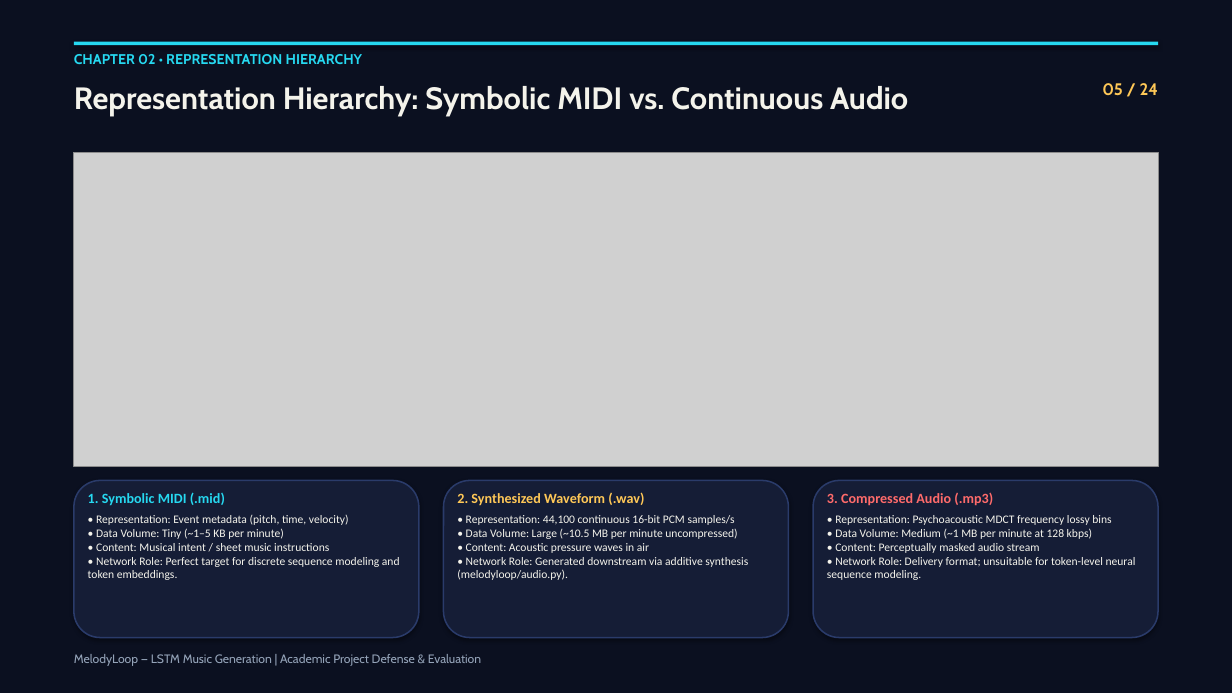
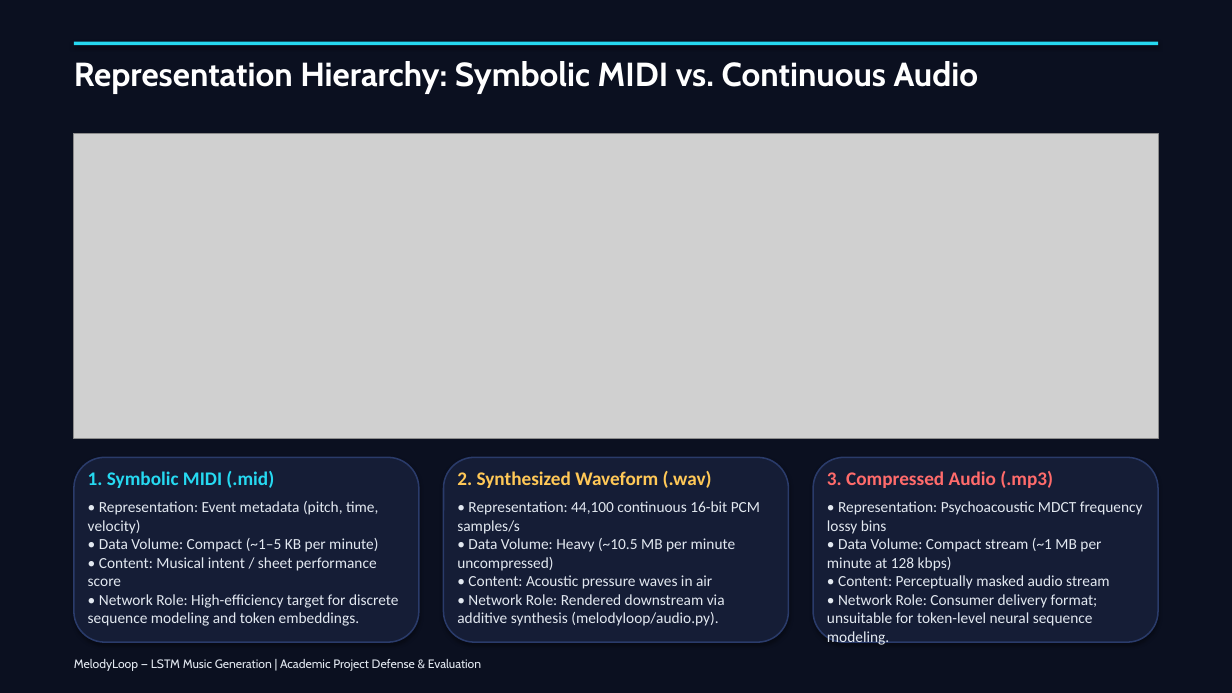
Before and after one commit to Pankaj-Jhajhria/Music-Generation-using-LSTM-MelodyLoop-, a slide deck: slide 5 of MelodyLoop_Presentation_Professional.pptx. Drawn at 1232x693 pixels with LibreOffice and Linux fonts; fonts in the diff are those of the drawing; grey boxes stand for pictures. Boxes give left, top, right and bottom in pixels: in the first picture for what was removed or moved away, otherwise in the second. Text is boxed around its words. In the diff, an @@ line names an element or a change of style, - is before the commit and + after.

Commit message:
refactor(presentation): Update slide deck to 17 slides with large legible text, white text, and clean header banners

```diff
--- a/MelodyLoop_Presentation_Professional.pptx
+++ b/MelodyLoop_Presentation_Professional.pptx
@@ text "Representation Hierarchy: Symbolic MIDI vs. ...": place and size @@
-text "Representation Hierarchy: Symbolic MIDI vs. ..." at bbox=[74, 86, 908, 116]
+text "Representation Hierarchy: Symbolic MIDI vs. ..." at bbox=[74, 61, 979, 94]
@@ text "Representation Hierarchy: Symbolic MIDI vs. ..." at bbox=[74, 61, 979, 94]: size 24 to 26 pt, text colour #F4F3EB to #FFFFFF @@
@@ text removed at bbox=[74, 54, 363, 64] @@
-CHAPTER 02 • REPRESENTATION HIERARCHY
@@ text removed at bbox=[1102, 83, 1159, 96] @@
-05 / 24
@@ picture: place and size @@
-picture at bbox=[74, 152, 1158, 467]
+picture at bbox=[74, 134, 1158, 439]
@@ rounded rectangle: place and size @@
-rounded rectangle at bbox=[813, 481, 1158, 638]
+rounded rectangle at bbox=[74, 457, 419, 642]
@@ text at bbox=[88, 471, 274, 488]: size 11 to 15 pt in "1. Symbolic MIDI (.mid)" @@
@@ text "1. Symbolic MIDI (.mid)": place and size @@
-text "1. Symbolic MIDI (.mid)" at bbox=[88, 492, 400, 580]
+text "1. Symbolic MIDI (.mid)" at bbox=[88, 471, 398, 626]
@@ rounded rectangle: place and size @@
-rounded rectangle at bbox=[74, 481, 419, 638]
+rounded rectangle at bbox=[444, 457, 788, 642]
@@ text at bbox=[457, 471, 712, 488]: size 11 to 15 pt in "2. Synthesized Waveform (.wav)" @@
@@ text "2. Synthesized Waveform (.wav)": place and size @@
-text "2. Synthesized Waveform (.wav)" at bbox=[457, 492, 748, 580]
+text "2. Synthesized Waveform (.wav)" at bbox=[457, 471, 760, 626]
@@ rounded rectangle: place and size @@
-rounded rectangle at bbox=[444, 481, 788, 638]
+rounded rectangle at bbox=[813, 457, 1158, 642]
@@ text at bbox=[827, 471, 1053, 488]: size 11 to 15 pt in "3. Compressed Audio (.mp3)" @@
@@ text "3. Compressed Audio (.mp3)": place and size @@
-text "3. Compressed Audio (.mp3)" at bbox=[827, 492, 1136, 580]
+text "3. Compressed Audio (.mp3)" at bbox=[827, 471, 1143, 645]
@@ text at bbox=[88, 501, 398, 626]: text changed; size 9 to 12 pt; text colour #F4F3EB to #E2E8F0 @@
-• Representation: Event metadata (pitch, time, velocity)
-• Data Volume: Tiny (~1–5 KB per minute)
-• Content: Musical intent / sheet music instructions
-• Network Role: Perfect target for discrete sequence modeling and token embeddings.
+• Representation: Event metadata (pitch, time, velocity)
+• Data Volume: Compact (~1–5 KB per minute)
+• Content: Musical intent / sheet performance score
+• Network Role: High-efficiency target for discrete sequence modeling and token embeddings.
@@ text at bbox=[457, 501, 760, 626]: text changed; size 9 to 12 pt; text colour #F4F3EB to #E2E8F0 @@
-• Representation: 44,100 continuous 16-bit PCM samples/s
-• Data Volume: Large (~10.5 MB per minute uncompressed)
-• Content: Acoustic pressure waves in air
-• Network Role: Generated downstream via additive synthesis (melodyloop/audio.py).
+• Representation: 44,100 continuous 16-bit PCM samples/s
+• Data Volume: Heavy (~10.5 MB per minute uncompressed)
+• Content: Acoustic pressure waves in air
+• Network Role: Rendered downstream via additive synthesis (melodyloop/audio.py).
@@ text at bbox=[827, 501, 1143, 645]: text changed; size 9 to 12 pt; text colour #F4F3EB to #E2E8F0 @@
-• Representation: Psychoacoustic MDCT frequency lossy bins
-• Data Volume: Medium (~1 MB per minute at 128 kbps)
-• Content: Perceptually masked audio stream
-• Network Role: Delivery format; unsuitable for token-level neural sequence modeling.
+• Representation: Psychoacoustic MDCT frequency lossy bins
+• Data Volume: Compact stream (~1 MB per minute at 128 kbps)
+• Content: Perceptually masked audio stream
+• Network Role: Consumer delivery format; unsuitable for token-level neural sequence modeling.
@@ text "MelodyLoop — LSTM Music Generation ..." at bbox=[74, 659, 481, 671]: text colour #94A3B8 to #E2E8F0 @@
```
Also in this commit, not shown: 16 other slides changed, 7 slides removed, 2 other files.
